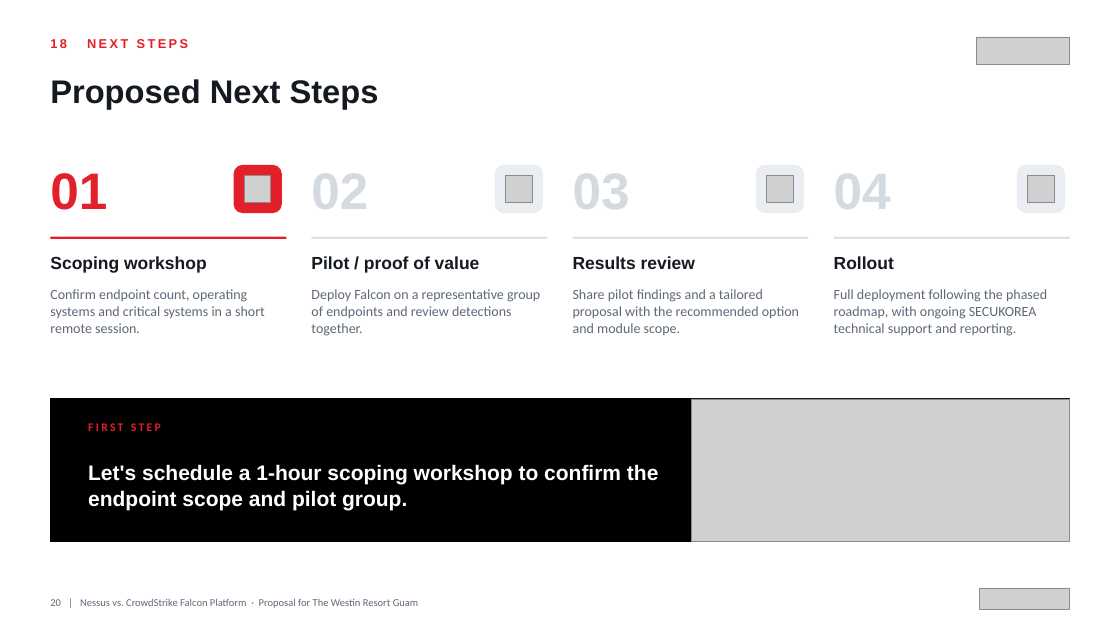
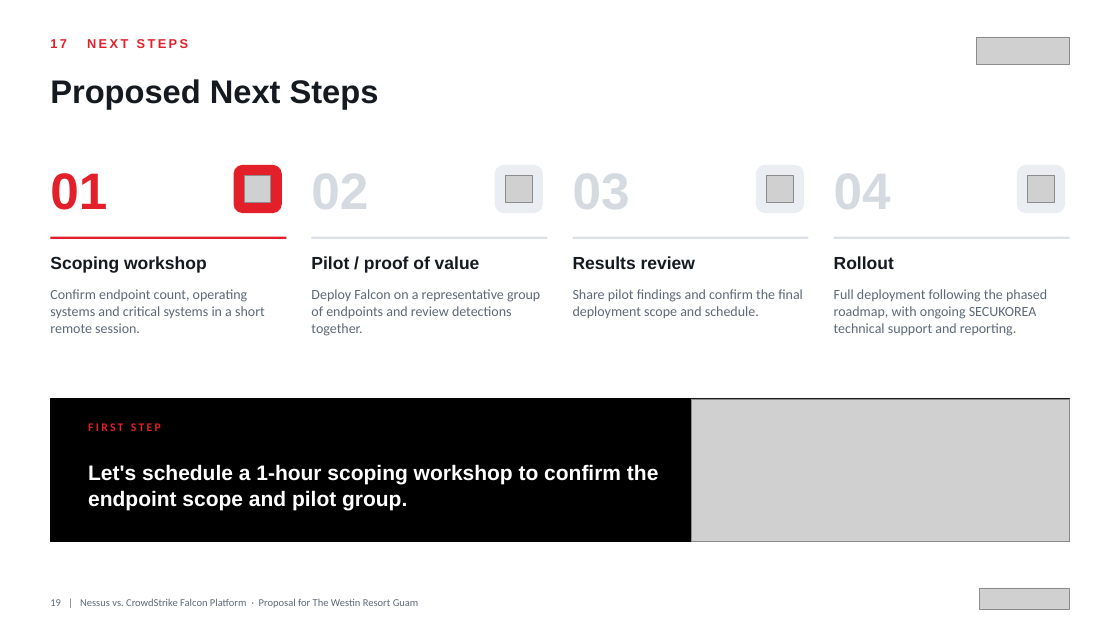
Before and after one commit to BigLee-Creator/Recommendations, a slide deck: slide 19 of ENG._Nessus_vs_CrowdStrike_Falcon_Proposal_for_Westin_Resort_Guam_SECUKOREA.pptx (slide 20 before the commit). Drawn at 1120x630 pixels with LibreOffice and Linux fonts; fonts in the diff are those of the drawing; grey boxes stand for pictures. Boxes give left, top, right and bottom in pixels: in the first picture for what was removed or moved away, otherwise in the second. Text is boxed around its words. In the diff, an @@ line names an element or a change of style, - is before the commit and + after.

```diff
--- a/ENG._Nessus_vs_CrowdStrike_Falcon_Proposal_for_Westin_Resort_Guam_SECUKOREA.pptx
+++ b/ENG._Nessus_vs_CrowdStrike_Falcon_Proposal_for_Westin_Resort_Guam_SECUKOREA.pptx
@@ text at box(50, 39, 189, 48): text changed @@
-18 NEXT STEPS
+17 NEXT STEPS
@@ text at box(573, 289, 803, 318): text changed @@
-Share pilot findings and a tailored proposal with the recommended option and module scope.
+Share pilot findings and confirm the final deployment scope and schedule.
@@ text at box(50, 598, 419, 608): text changed @@
-20 | Nessus vs. CrowdStrike Falcon Platform · Proposal for The Westin Resort Guam
+19 | Nessus vs. CrowdStrike Falcon Platform · Proposal for The Westin Resort Guam
```
Also in this commit, not shown: 12 other slides changed, 1 slide removed.
